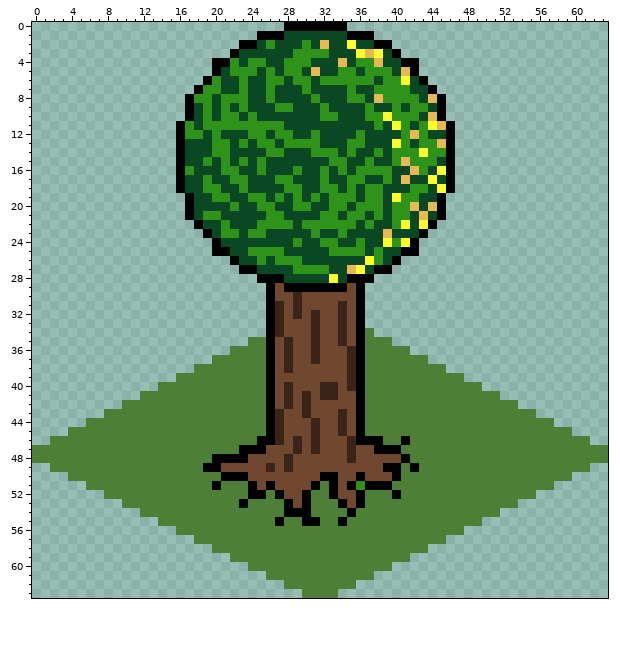
File history of a pixel-art sprite, assets/graphics/terrain/tree.png. Above is the file before it was changed.
The file is 64x64 pixels.
The result:
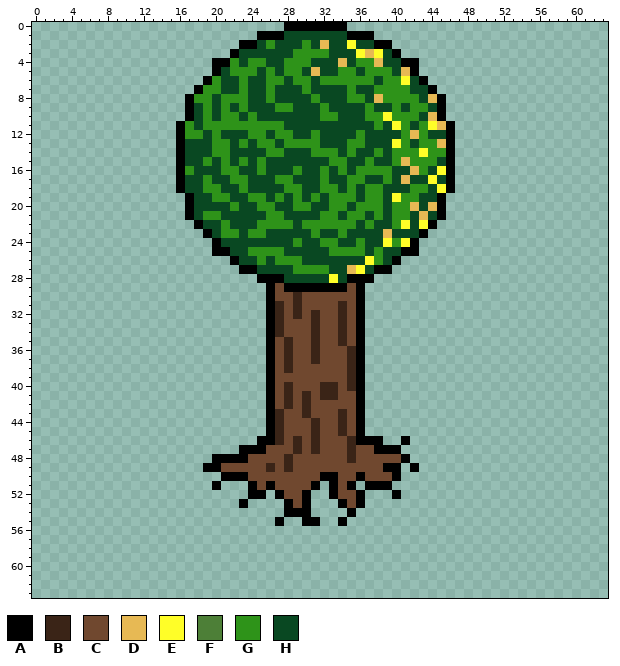
Palette (. is transparent): A #000000  B #3a2417  C #70482f  D #e7b954  E #fffe28  F #4d7f37  G #2e9319  H #094822
The edit:
Colour F is gone in row 34 at x 37; in row 35 at x 24 to 25 and 37 to 39; in row 36 at x 22 to 25 and 37 to 41; in row 37 at x 20 to 25 and 37 to 43; in row 38 at x 18 to 25 and 37 to 45; in row 39 at x 16 to 25 and 37 to 47.
Colour F is gone in row 40 at x 14 to 25 and 37 to 49; in row 41 at x 12 to 25 and 37 to 51; in row 42 at x 10 to 25 and 37 to 53; in row 43 at x 8 to 25 and 37 to 55; in row 44 at x 6 to 25 and 37 to 57; in row 45 at x 4 to 25 and 37 to 59.
Colour F is gone in row 46 at x 2 to 24, 39 to 40 and 42 to 61; in row 47 at x 0 to 22 and 41 to 63; in row 48 at x 0 to 19 and 42 to 63; in row 49 at x 2 to 18, 41 and 43 to 61; in row 50 at x 4 to 20 and 41 to 59; in row 51 at x 6 to 19, 21 to 23, 32 and 40 to 57.
Colour F is gone in row 52 at x 8 to 23, 26, 31 to 32, 37 to 39 and 41 to 55; in row 53 at x 10 to 22, 24 to 27, 31 to 33 and 37 to 53; in row 54 at x 12 to 27, 31 to 34 and 36 to 51; in row 55 at x 14 to 26, 28 to 29, 32 to 33 and 35 to 49; in row 56 at x 16 to 47; in row 57 at x 18 to 45.
Colour F is gone in row 58 at x 20 to 43; in row 59 at x 22 to 41; in row 60 at x 24 to 39; in row 61 at x 26 to 37; in row 62 at x 28 to 35; in row 63 at x 30 to 33.
Colour G is gone in row 51 at x 36.
Boxes around the changes in both pictures, in picture pixels (x1, y1, x2, y2):
erased: (32, 328, 608, 598)
